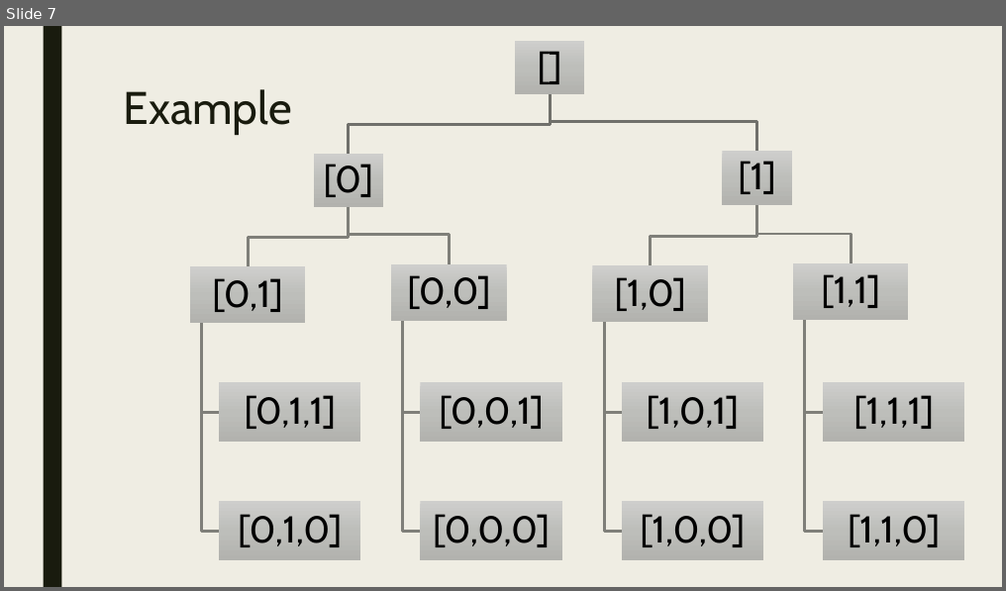
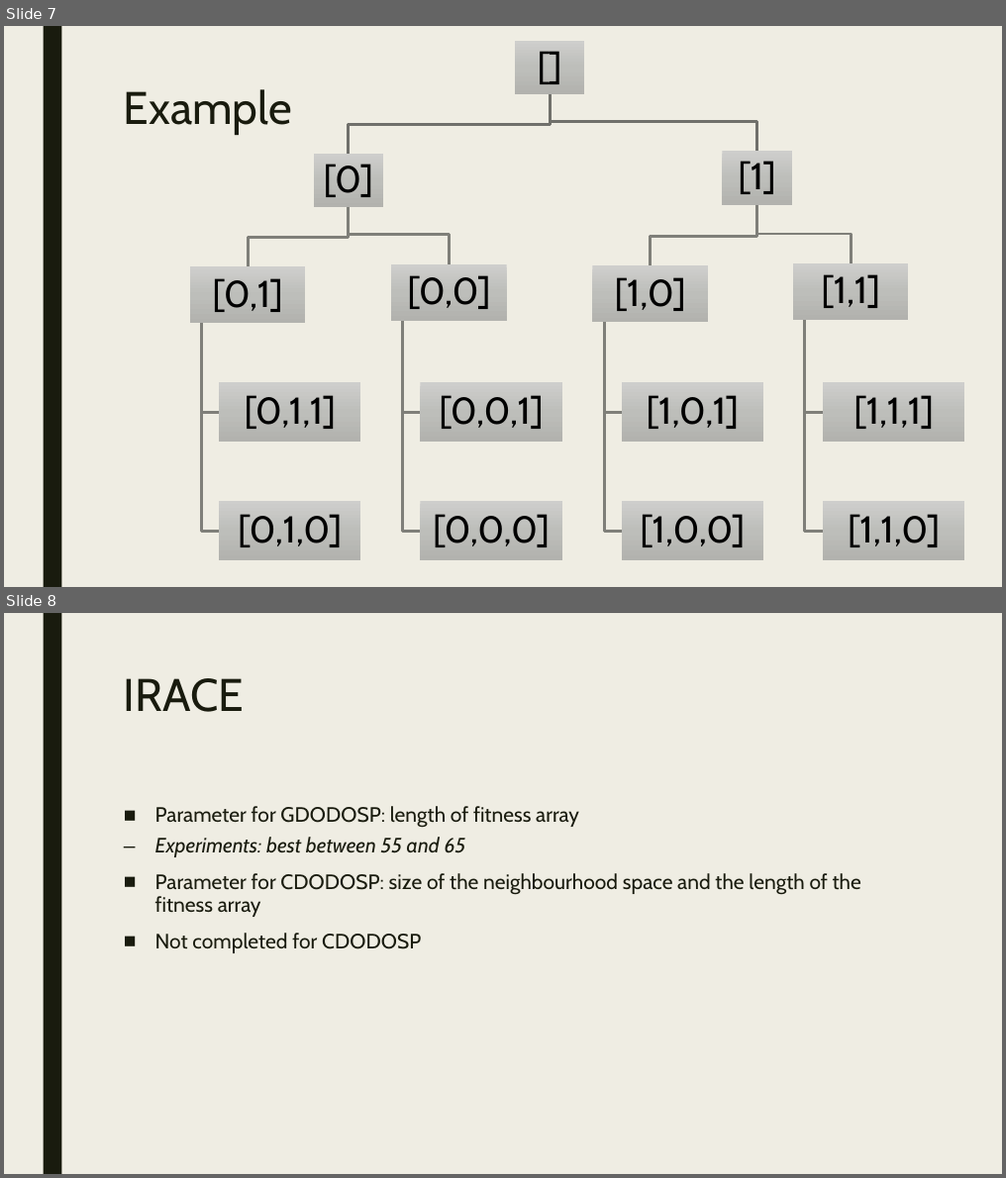
Before and after one commit to BavoGoosens/Capita3, a slide deck: presentation.pptx. Shown one above the other, each under a label of ours: slide 7 before the commit, slides 7 and 8 after it. The pictures are 1006x591 and 1006x1178 pixels, drawn with LibreOffice and Linux fonts; fonts in the diff are those of the drawing. Boxes give left, top, right and bottom in pixels: in the first picture for what was removed or moved away, otherwise in the second. Text is boxed around its words. In the diff, an @@ line names an element or a change of style, - is before the commit and + after.

```diff
--- a/presentation.pptx
+++ b/presentation.pptx
@@ slide 8 added at [4, 613, 1002, 1174], background #EFEDE3; not listed: 1 template element that a slide beside it also shows @@
@@ title added at [124, 678, 245, 712], 44 pt, text #191B0E @@
+IRACE
@@ text added at [155, 806, 861, 954], 20 pt, text #191B0E @@
+■ Parameter for GDODOSP: length of fitness array
+  – Experiments: best between 55 and 65
+■ Parameter for CDODOSP: size of the neighbourhood space and the length of the fitness array
+■ Not completed for CDODOSP
```
Also in this commit, not shown: 1 other slide added, 1 slide removed.
